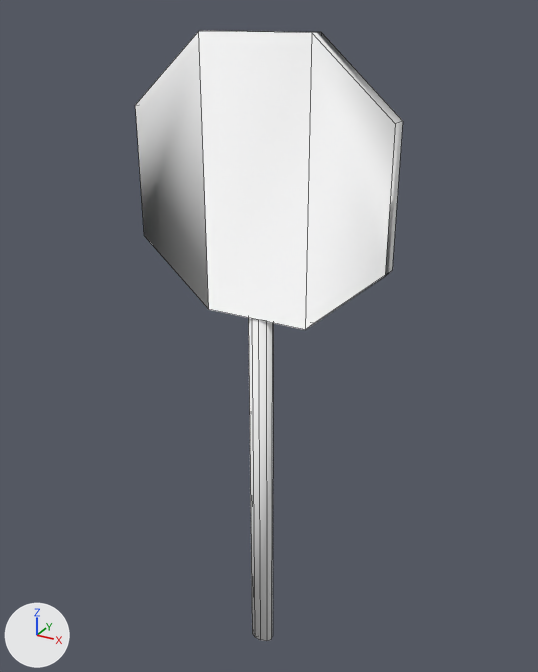
The OBJ model data/models/objetos/geral/placa_pare.obj, before and after one commit.
The view is the same before and after, from a 50 mm camera at (12.5, -22.1, 26.0) aimed at (-0.1, 0.8, 14.5). The axes (+X, +Y, +Z) are drawn at lower left. The lights are the same throughout. Mesh edges are drawn as thin lines. Where no turn or scale is listed for an object, it has been applied to the vertices.

The scene before the commit, as lines of its bpy script (objects in view):
```python
mat_placa = principled_material('Placa')
mat_placa.base_color = (1.0, 1.0, 1.0)  # white #ffffff
mat_placa.roughness = 0.684
me_cube_cube_001 = bpy.data.meshes.new('Cube_Cube.001')
me_cube_cube_001.from_pydata(...)  # 42 vertices, 44 faces; spans x -4.8..4.8, y -0.3..0.3, z 0.2..25.3
me_cube_cube_001.materials.append(mat_placa)  # white #ffffff
# before: 2 (-2.0, 0.3, 15.6), 3 (-2.0, 0.3, 25.3) at pixel (210, 30), 6 (-2.0, -0.3, 15.6) at pixel (208, 309), 7 (-2.0, -0.3, 25.3) at pixel (198, 31), 12 (-4.8, -0.3, 18.1) at pixel (144, 235)
# before: 13 (-4.8, -0.3, 22.8) at pixel (135, 105), 14 (-4.8, 0.3, 18.1), 15 (-4.8, 0.3, 22.8), 16 (-2.0, -0.3, 15.6) at pixel (208, 309), 17 (-2.0, -0.3, 25.3) at pixel (198, 31)
# before: 18 (-2.0, 0.3, 15.6), 19 (-2.0, 0.3, 25.3) at pixel (210, 30)
ob_cube_cube_001 = bpy.data.objects.new('Cube_Cube.001', me_cube_cube_001)
ob_cube_cube_001.location = (0.0, 0.0, 0.0)
```
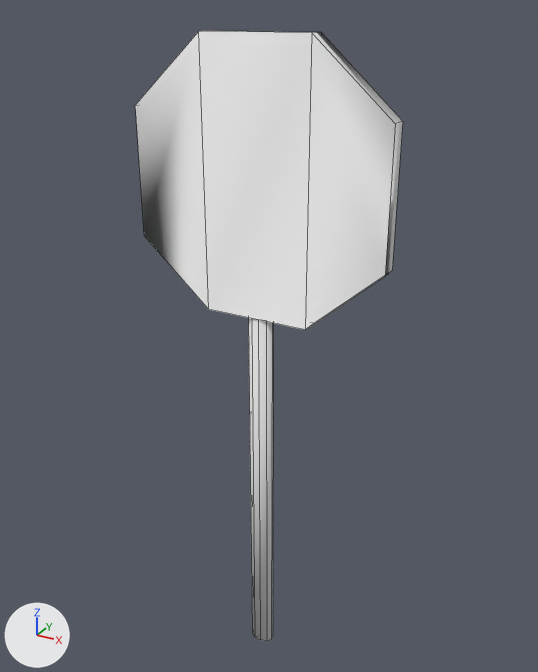
Commit message: Placa finalizada

The change, as a diff of the scene's bpy script:
```diff
--- a/data/models/objetos/geral/placa_pare.obj.py
+++ b/data/models/objetos/geral/placa_pare.obj.py
@@ mat_placa @@
 mat_placa = principled_material('Placa')
-mat_placa.base_color = (1.0, 1.0, 1.0)  # white #ffffff
+mat_placa.base_color = (0.8, 0.8, 0.8)  # white #e7e7e7
 mat_placa.roughness = 0.684
@@ me_cube_cube_001 @@
 me_cube_cube_001.from_pydata(...)  # 42 vertices, 44 faces; spans x -4.8..4.8, y -0.3..0.3, z 0.2..25.3
 # used by ob_cube_cube_001; location = (0.0, 0.0, 0.0)
 # verts and faces of me_cube_cube_001; kept vertices keep their numbers, new ones are numbered from 42
+# me_cube_cube_001 part 1
+delete_vertices([*range(16, 20)])  # with the faces that use them
+faces += [(3, 15, 13, 7), (2, 6, 12, 14), (6, 7, 13, 12), (2, 14, 15, 3)]
 me_cube_cube_001.materials.append(mat_placa)
```

Where the change shows, as pixel boxes (x1, y1, x2, y2) in the pictures (538 x 672 px; the box of a moved part takes in the faces that stretch with it):
'Cube_Cube.001', recoloured, reshaped
    both: (135, 30, 403, 641)
part 1 of me_cube_cube_001, moved or reshaped
    both: (135, 31, 209, 309)
